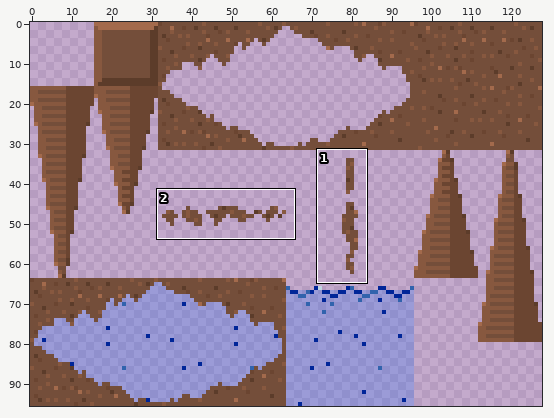
Sprite sheet: game_english/data/Stage/PrtDcave.png. Above, an overview of the earlier version with the close-up marked.
Close-up. Earlier state:
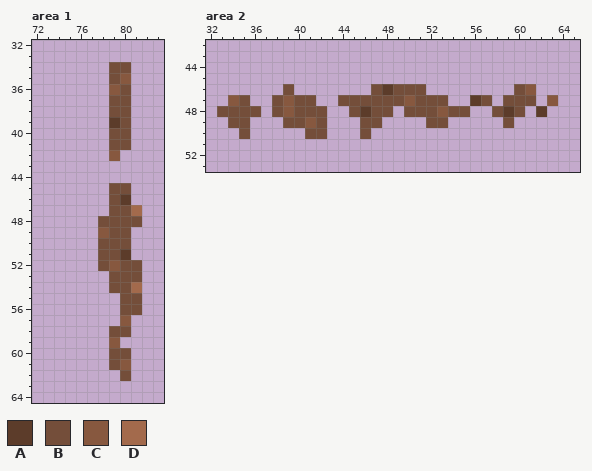
The file is 128x96 pixels. Colours within 5 levels of each other are drawn and written as one. Shown: area 1: x 72..83, y 32..64; area 2: x 32..65, y 42..53. The commit also changed other parts of the picture, which this record leaves out.
Palette (. is transparent): A #5c3c2a  B #744e3a  C #87583f  D #a36a4c
Pixels before, area 1, first column x 78:
34 .BB.
35 .BC.
36 .CB.
37 .BB.
38 .BB.
39 .AB.
40 .BB.
41 .BB.
42 .C..
43 ....
44 ....
45 .BB.
46 .BA.
47 .BBD
48 BBBB
49 CBB.
50 BBB.
51 BBA.
52 BCBB
53 .BBB
54 .BBD
55 ..BB
56 ..BB
57 ..C.
58 .BB.
59 .C..
60 .BB.
61 .BC.
62 ..B.
Pixels before, area 2, first column x 33:
46 ......B.......BABBB........BC..
47 .CB..BCBB..BBBBBBCBBB..AB.BBB.C
48 BBBB.BCBBB..BABB.BBBCBB..BAB.A.
49 .BB...BBCB...BB....BB.....B....
50 ..B.....BB...B.................
The same view after the edit:
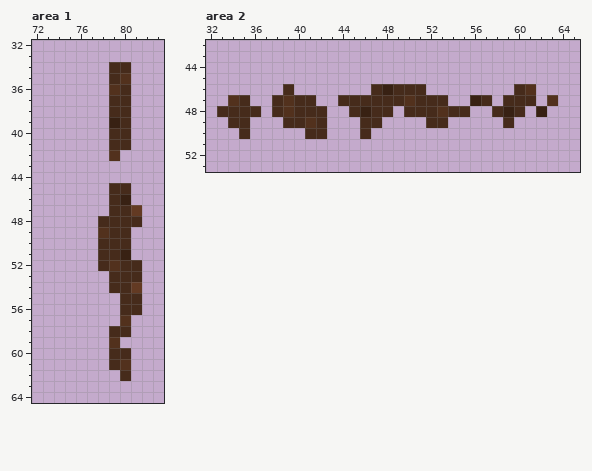
Difference:
Colour A changes from #5c3c2a to #382113.
Colour B changes from #744e3a to #462b1b.
Colour C changes from #87583f to #52311d.
Colour D changes from #a36a4c to #633a23.
Boxes around the changes in both close-ups, in picture pixels (x1, y1, x2, y2):
changed: (98, 62, 142, 381)
changed: (217, 84, 558, 139)
